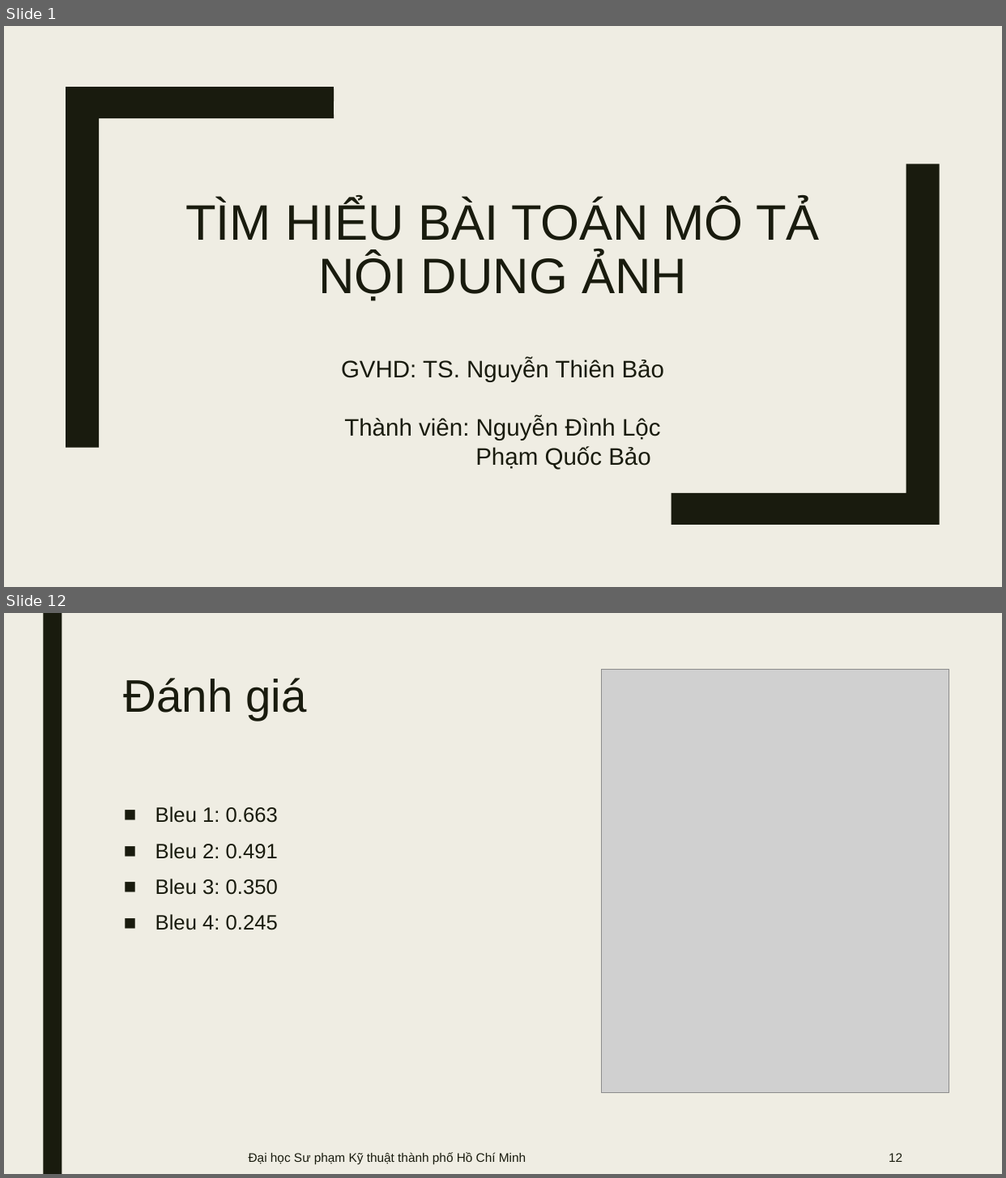
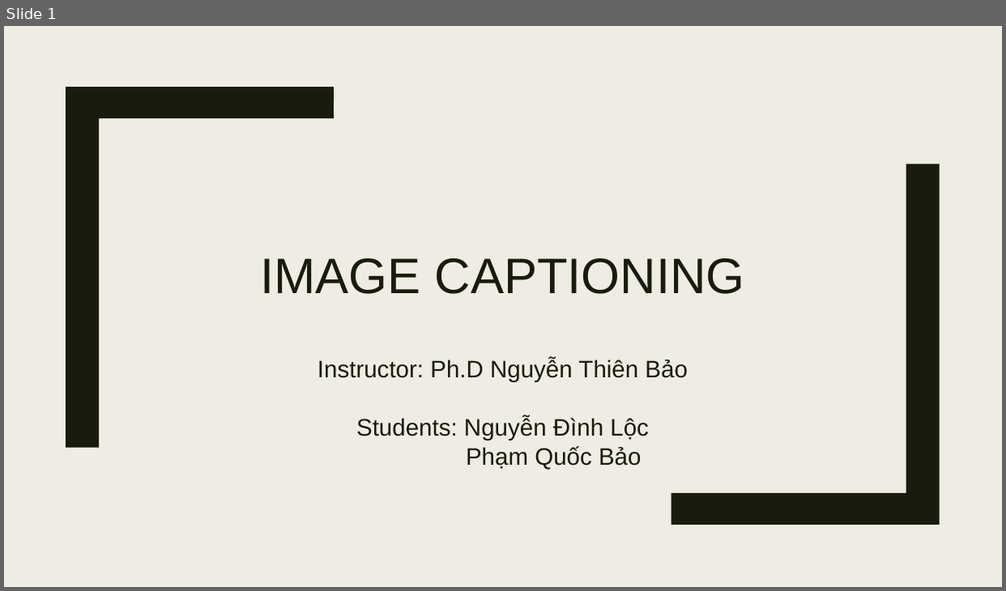
Before and after one commit to lyonguyen8697/image-description, a slide deck: presentation.pptx. Shown one above the other, each under a label of ours: slides 1 and 12 before the commit, slide 1 after it; the slides between them are not shown. The pictures are 1006x1178 and 1006x591 pixels, drawn with LibreOffice and Linux fonts; fonts in the diff are those of the drawing; grey boxes stand for pictures. Boxes give left, top, right and bottom in pixels: in the first picture for what was removed or moved away, otherwise in the second. Text is boxed around its words. In the diff, an @@ line names an element or a change of style, - is before the commit and + after.

```diff
--- a/presentation.pptx
+++ b/presentation.pptx
@@ slide 12 removed at <box>4,613,1002,1174</box>, background #EFEDE3 @@
@@ rectangle removed at <box>43,613,62,1174</box> @@
@@ title removed at <box>124,678,306,720</box> @@
-Đánh giá
@@ picture removed at <box>602,669,948,1093</box> @@
@@ text removed at <box>155,807,278,931</box> @@
-■ Bleu 1: 0.663
-■ Bleu 2: 0.491
-■ Bleu 3: 0.350
-■ Bleu 4: 0.245
@@ text removed at <box>249,1152,526,1165</box> @@
-Đại học Sư phạm Kỹ thuật thành phố Hồ Chí Minh
@@ page number removed at <box>889,1153,902,1162</box> @@
-12
@@ slide 1 changed as well @@
@@ title at <box>260,258,745,294</box>: text changed @@
-TÌM HIỂU BÀI TOÁN MÔ TẢ NỘI DUNG ẢNH
+IMAGE CAPTIONING
@@ subtitle at <box>317,359,688,441</box>: text changed @@
-GVHD: TS. Nguyễn Thiên Bảo
-Thành viên: Nguyễn Đình Lộc
+Instructor: Ph.D Nguyễn Thiên Bảo
+Students: Nguyễn Đình Lộc
```
Also in this commit, not shown: 7 other slides changed, 13 slides added, 4 other slides removed.
